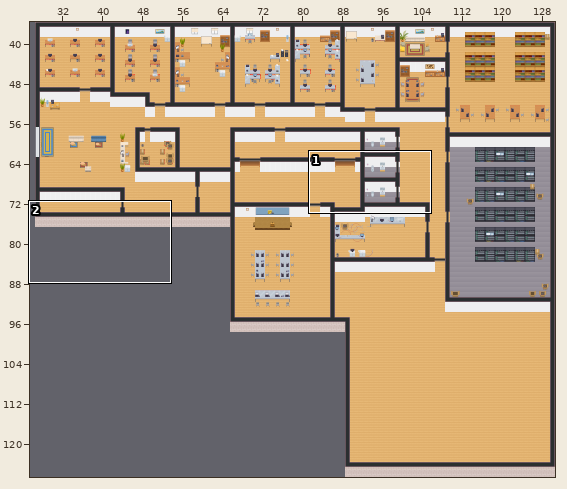
Level history. Tiled map (JSON): tilesets/123.tmj. The picture above shows the old version from afar; the outline marks the close-up.
Close-up. Earlier state:
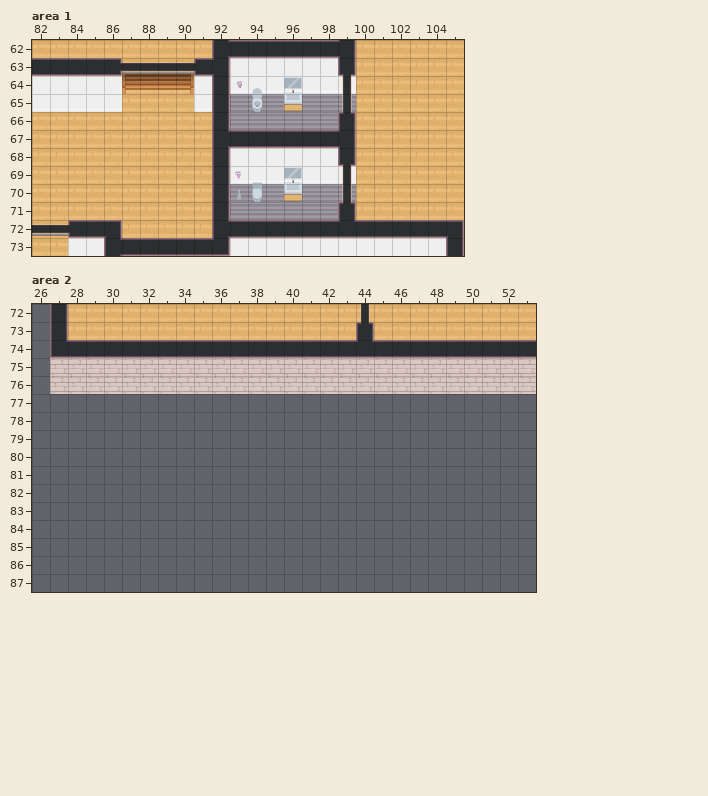
Cells are 32x32 px. Shown: area 1 x 82..105, y 62..73; area 2 x 26..53, y 72..87. The commit also changed other parts of the map, which this record leaves out. Tiles whose own drawing changed are shown in their newer look in all pictures.
The same view after the edit:
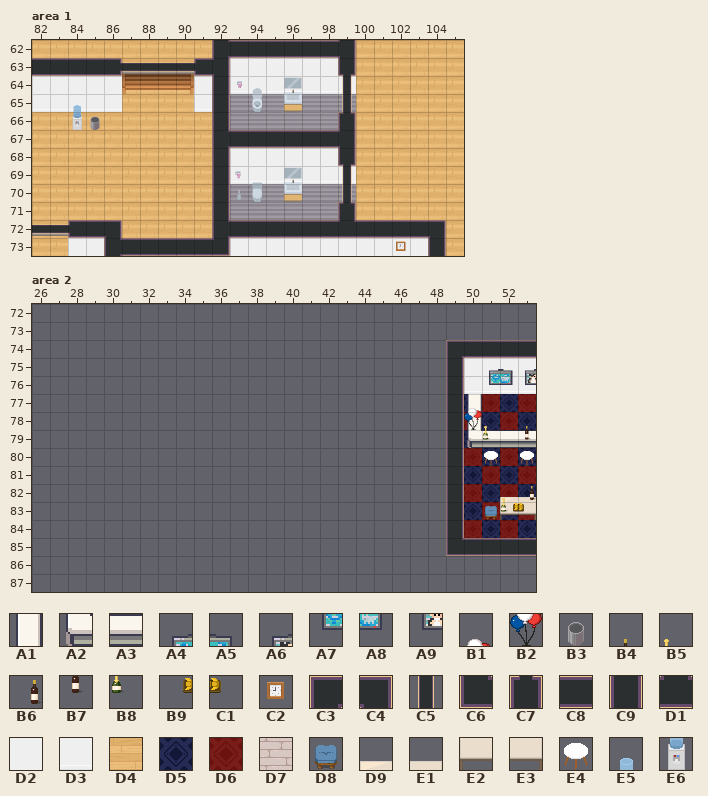
Key: from "Interiors_free_32x32": A1 112, A2 128, A3 129, A4 384, A5 385, A6 386, A7 400, A8 401, A9 402; from "WA_Decoration": B1 82, B2 94; from "WA_Miscellaneous": B3 60, B4 87, B5 88, B6 95, B7 97, B8 98, B9 107, C1 108; from "WA_Miscellaneous_extended": C2 78; from "WA_Room_Builder": C3 28, C4 29, C5 36, C6 53, C7 61, C8 96, C9 102, D1 110, D2 119, D3 144, D4 169, D5 362, D6 387, D7 393; from "WA_Seats": D8 163; from "WA_Tables": D9 45, E1 46, E2 55, E3 56, E4 130; from "server_test": E5 146, E6 162.
__ is an empty cell, ## one hidden under a higher layer, .. an unchanged one.
The exact change:
--- layer "walls", area 1
@@ x 85..85 @@
-66 __
+66 B3
@@ x 104..105 @@
-72 C8 C4
-73 D2 C9
+72 C4 __
+73 C9 __
--- layer "stuff1", area 1
@@ x 84..84 @@
-65 __
-66 __
+65 E5
+66 E6
--- layer "top", area 1
@@ x 102..102 @@
-73 __
+73 C2
--- layer "floor", area 2
@@ x 28..53 @@
-72 D4 D4 D4 D4 D4 D4 D4 D4 D4 D4 D4 D4 D4 D4 D4 D4 D4 D4 D4 D4 D4 D4 D4 D4 D4 D4
-73 D4 D4 D4 D4 D4 D4 D4 D4 D4 D4 D4 D4 D4 D4 D4 D4 ## D4 D4 D4 D4 D4 D4 D4 D4 D4
-74 ## ## ## ## ## ## ## ## ## ## ## ## ## ## ## ## ## ## ## ## ## .. .. .. .. ..
-75 ## ## ## ## ## ## ## ## ## ## ## ## ## ## ## ## ## ## ## ## ## .. .. .. .. ..
+72 __ __ __ __ __ __ __ __ __ __ __ __ __ __ __ __ __ __ __ __ __ __ __ __ __ __
+73 __ __ __ __ __ __ __ __ __ __ __ __ __ __ __ __ __ __ __ __ __ __ __ __ __ __
+74 __ __ __ __ __ __ __ __ __ __ __ __ __ __ __ __ __ __ __ __ __ .. .. .. .. ..
+75 __ __ __ __ __ __ __ __ __ __ __ __ __ __ __ __ __ __ __ __ __ .. .. .. .. ..
@@ x 50..53 @@
-77 __ __ __ __
-78 __ __ __ __
-79 __ .. .. ..
-80 __ __ __ __
-81 __ __ __ __
-82 __ __ __ __
-83 __ __ __ __
-84 __ __ __ __
+77 D5 D6 D5 D6
+78 D6 D5 D6 D5
+79 D5 .. .. ..
+80 D6 D5 D6 D5
+81 D5 D6 D5 D6
+82 D6 D5 D6 D5
+83 D5 D6 D5 D6
+84 D6 D5 D6 D5
--- layer "walls", area 2
@@ x 27..53 @@
-72 C9 .. .. .. .. .. .. .. .. .. .. .. .. .. .. .. .. .. .. .. .. .. .. .. .. .. ..
-73 C9 .. .. .. .. .. .. .. .. .. .. .. .. .. .. .. .. C7 .. .. .. .. .. .. .. .. ..
-74 C6 C8 C8 C8 C8 C8 C8 C8 C8 C8 C8 C8 C8 C8 C8 C8 C8 D1 C8 C8 C8 C8 C8 .. .. .. ..
-75 D7 D7 D7 D7 D7 D7 D7 D7 D7 D7 D7 D7 D7 D7 D7 D7 D7 D7 D7 D7 D7 D7 D7 D7 D7 D7 D7
-76 D7 D7 D7 D7 D7 D7 D7 D7 D7 D7 D7 D7 D7 D7 D7 D7 D7 D7 D7 D7 D7 D7 D7 D7 D7 D7 D7
-77 .. .. .. .. .. .. .. .. .. .. .. .. .. .. .. .. .. .. .. .. .. .. __ .. .. .. ..
-78 .. .. .. .. .. .. .. .. .. .. .. .. .. .. .. .. .. .. .. .. .. .. __ .. .. .. ..
-79 .. .. .. .. .. .. .. .. .. .. .. .. .. .. .. .. .. .. .. .. .. .. __ .. .. .. ..
-80 .. .. .. .. .. .. .. .. .. .. .. .. .. .. .. .. .. .. .. .. .. .. __ .. .. .. ..
-81 .. .. .. .. .. .. .. .. .. .. .. .. .. .. .. .. .. .. .. .. .. .. __ .. .. .. ..
-82 .. .. .. .. .. .. .. .. .. .. .. .. .. .. .. .. .. .. .. .. .. .. __ .. .. .. ..
-83 .. .. .. .. .. .. .. .. .. .. .. .. .. .. .. .. .. .. .. .. .. .. __ .. .. .. ..
-84 .. .. .. .. .. .. .. .. .. .. .. .. .. .. .. .. .. .. .. .. .. .. __ .. .. .. ..
-85 .. .. .. .. .. .. .. .. .. .. .. .. .. .. .. .. .. .. .. .. .. .. __ __ __ __ __
+72 __ .. .. .. .. .. .. .. .. .. .. .. .. .. .. .. .. .. .. .. .. .. .. .. .. .. ..
+73 __ .. .. .. .. .. .. .. .. .. .. .. .. .. .. .. .. __ .. .. .. .. .. .. .. .. ..
+74 __ __ __ __ __ __ __ __ __ __ __ __ __ __ __ __ __ __ __ __ __ __ C3 .. .. .. ..
+75 __ __ __ __ __ __ __ __ __ __ __ __ __ __ __ __ __ __ __ __ __ __ C9 D2 D2 D2 D2
+76 __ __ __ __ __ __ __ __ __ __ __ __ __ __ __ __ __ __ __ __ __ __ C9 D3 D3 D3 D3
+77 .. .. .. .. .. .. .. .. .. .. .. .. .. .. .. .. .. .. .. .. .. .. C9 .. .. .. ..
+78 .. .. .. .. .. .. .. .. .. .. .. .. .. .. .. .. .. .. .. .. .. .. C9 .. .. .. ..
+79 .. .. .. .. .. .. .. .. .. .. .. .. .. .. .. .. .. .. .. .. .. .. C9 .. .. .. ..
+80 .. .. .. .. .. .. .. .. .. .. .. .. .. .. .. .. .. .. .. .. .. .. C9 .. .. .. ..
+81 .. .. .. .. .. .. .. .. .. .. .. .. .. .. .. .. .. .. .. .. .. .. C9 .. .. .. ..
+82 .. .. .. .. .. .. .. .. .. .. .. .. .. .. .. .. .. .. .. .. .. .. C9 .. .. .. ..
+83 .. .. .. .. .. .. .. .. .. .. .. .. .. .. .. .. .. .. .. .. .. .. C9 .. .. .. ..
+84 .. .. .. .. .. .. .. .. .. .. .. .. .. .. .. .. .. .. .. .. .. .. C9 .. .. .. ..
+85 .. .. .. .. .. .. .. .. .. .. .. .. .. .. .. .. .. .. .. .. .. .. C6 C8 C8 C8 C8
--- layer "stuff", area 2
@@ x 50..53 @@
-75 .. __ __ __
-76 .. __ __ __
-77 __ .. .. ..
-78 __ .. .. ..
-79 __ __ __ __
+75 .. A4 A5 A6
+76 .. A7 A8 A9
+77 A1 .. .. ..
+78 A1 .. .. ..
+79 A2 A3 A3 A3
@@ x 52..53 @@
-82 __ __
-83 __ __
+82 D9 E1
+83 E2 E3
--- layer "stuff1", area 2
@@ x 50..53 @@
-77 __ .. .. ..
-78 __ __ .. __
-79 .. __ .. __
-80 .. __ .. __
+77 B1 .. .. ..
+78 B2 B5 .. B4
+79 .. B8 .. B7
+80 .. E4 .. E4
@@ x 51..53 @@
-82 .. __ __
-83 __ __ ..
+82 .. B5 B6
+83 D8 B8 ..
--- layer "top", area 2
@@ x 44..44 @@
-72 C5
+72 __
@@ x 52..53 @@
-83 __ __
+83 B9 C1
